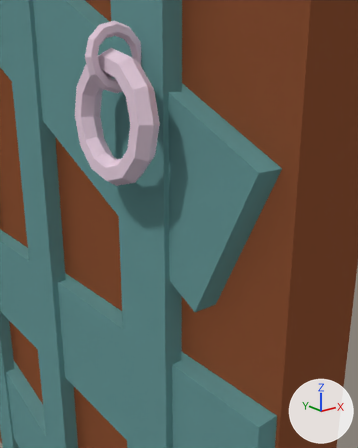
What one commit did to the Blender file doorCastel.blend.
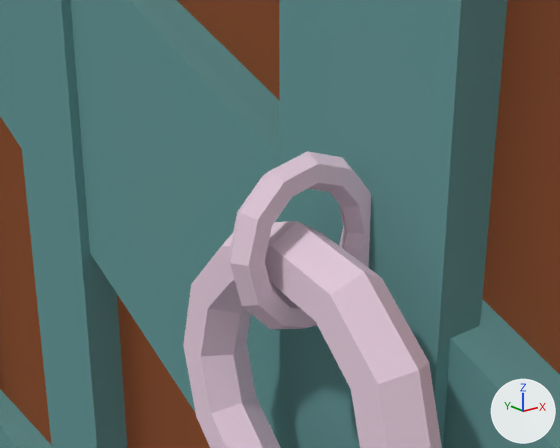
There are two pictures of each version: one from a camera (50 mm lens) standing at (0.426, -1.824, 3.043) and looking at (1.113, -0.966, 2.699), one close up from a camera (50 mm lens) standing at (0.658, -1.263, 3.281) and looking at (1.055, -0.767, 3.082). Every picture has the same lights, and +X, +Y and +Z are marked at lower right.
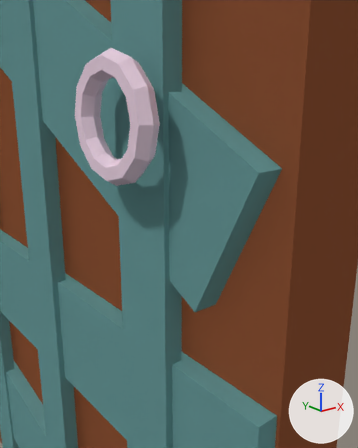
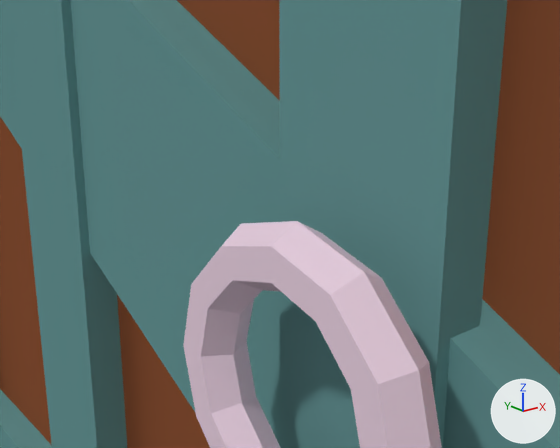
Pixel boxes (x1, y1, x2, y2) of what changed, in the close-ups (560 x 448 px):
'Torus.001', deleted
    before: (228, 151, 371, 329)

The change in detail:
Object 'Torus.001' (ob_torus_001) is deleted.
